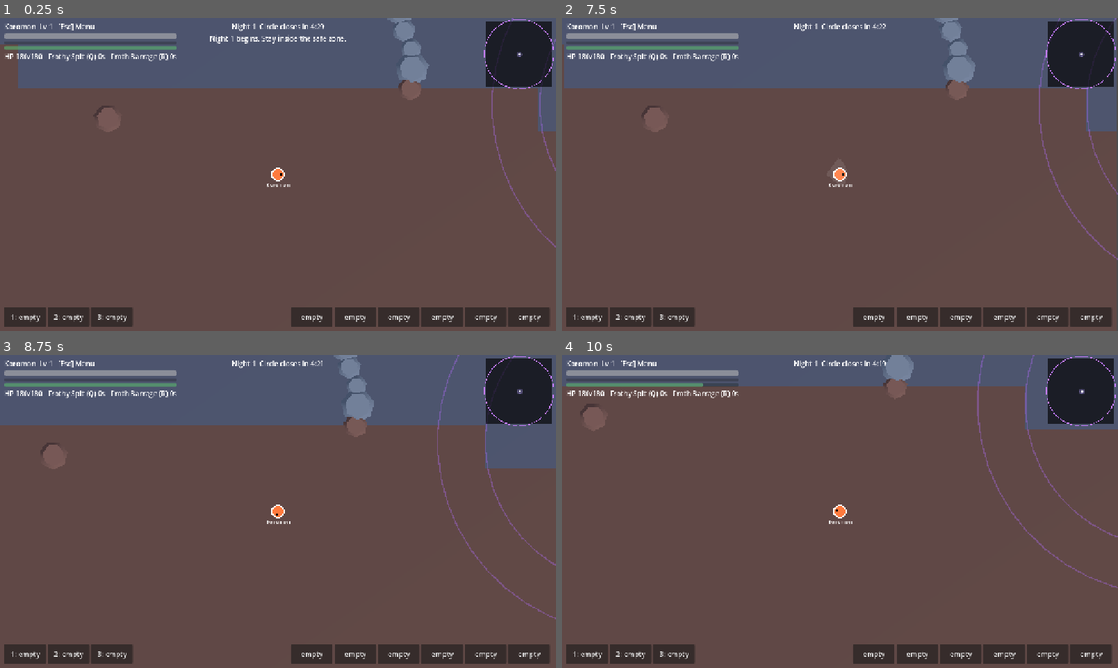
Above: before the commit, frames 1-4 (two rows, left to right).
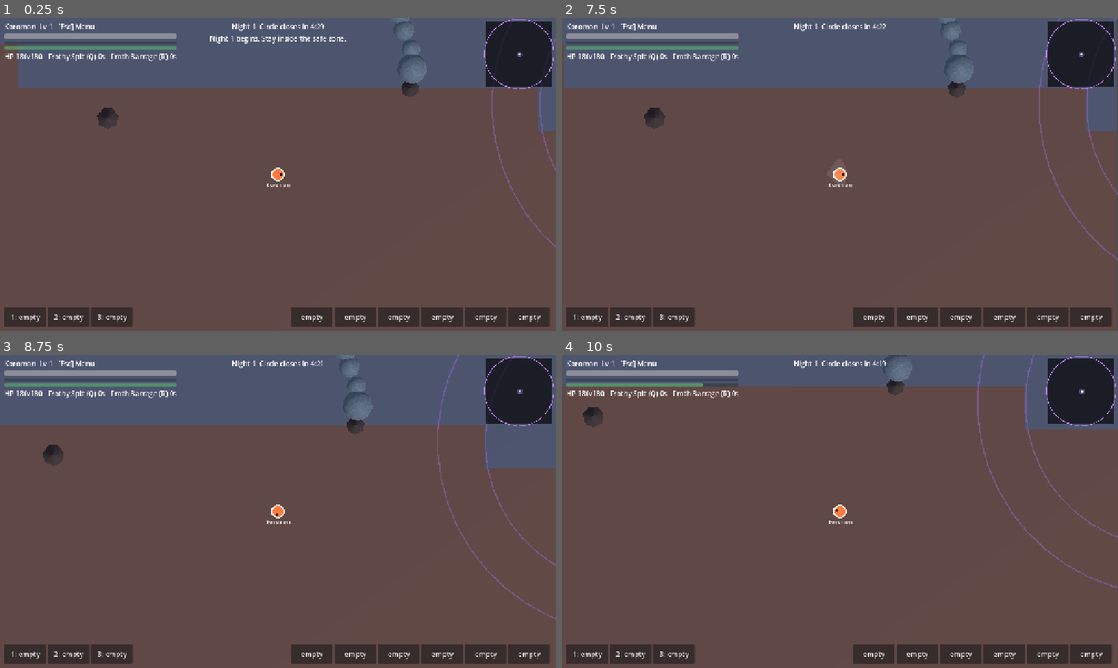
Above: after the commit, the same moments.

Repository: balaxguns/Digirogue-Coop
Game: Godot game, scene res://bugfixes-menu-down-update/scenes/run.tscn
Two runs of this game, one before a commit and one after it. Both use one fixed random seed, a clock stepped at 60 frames per second and the inputs below. This scene is started directly instead of the project's main scene.
Inputs (mouse positions are in pixels of both pictures, inside the frame that each line leads up to):
- Up to frame 1 (0.25 s): no input
- Up to frame 2 (7.5 s): click "1: empty" at 0.5 s; click "2: empty" at 1.25 s; click "3: empty" at 2 s; click "empty" at 2.75 s; click "empty" at 3.5 s; click "empty" at 4.25 s; click "empty" at 5 s; click "empty" at 5.75 s; click "empty" at 6.5 s; tap Enter at 7.25 s; move the mouse to (962, 158) at 7.27 s; press the mouse at (962, 158) at 7.28 s; hold D (move_right) from 7.28 s (still down)
- Up to frame 3 (8.75 s): release D (move_right) at 8 s; release the mouse at (400, 495) at 8 s; drag from (166, 527) to (250, 574) at 8.02 s
- Up to frame 4 (10 s): tap Space (dodge) at 8.75, 8.85 s; move the mouse to (895, 442) at 8.77 s; hold D (move_right) 8.78-9.5 s; drag from (812, 574) to (673, 464) at 9.52 s

The runs differ from the first frame. In frame 1, 0.9% of the frame differs, in the area x 16-78%, y 0-37%; in frame 2, 0.9%, in the area x 14-75%, y 0-37%; in frame 3, 0.9%; in frame 4, 0.6%.

Commit message:
Integrate textured biome props and dynamic data beacons without duplicating collidable rocks

Diff:
--- a/scripts/expedition_terrain.gd
+++ b/scripts/expedition_terrain.gd
@@ -7,10 +7,13 @@
 ]
 var camera: Camera3D
 var geometry: Node3D
+var digital_props: Node3D
 
 func _ready() -> void:
 	geometry = Node3D.new()
 	add_child(geometry)
+	digital_props = preload("res://scripts/digital_props.gd").new()
+	add_child(digital_props)
 	var environment := WorldEnvironment.new()
 	var env := Environment.new()
 	env.background_mode = Environment.BG_COLOR
@@ -67,19 +70,7 @@
 			tiles[b].append(Transform3D(Basis(), _position(Vector2(x * 100.0 + 50.0, y * 100.0 + 50.0), -1.0)))
 	for b in 6:
 		_batch(ground, COLORS[b], tiles[b])
-	var rocks: Array = [[], [], [], [], [], []]
-	var stone := CylinderMesh.new()
-	stone.top_radius = 0.75
-	stone.bottom_radius = 1.0
-	stone.height = 1.0
-	stone.radial_segments = 7
-	for obstacle in obstacles:
-		var radius: float = float(obstacle.r) * SCALE
-		var biome: int = int(obstacle.b)
-		rocks[biome].append(Transform3D(Basis().scaled(Vector3(radius, radius * 2.0, radius)), _position(obstacle.pos, radius)))
 	var rock_colors := [Color("#425846"), Color("#a3c5da"), Color("#9b7851"), Color("#667082"), Color("#4c7777"), Color("#6b4b45")]
-	for b in 6:
-		_batch(stone, rock_colors[b], rocks[b])
 	# Distinct biome landmarks: forest pillars, icy spires, sandstone ruins,
 	# industrial towers, marsh stones, and volcanic basalt columns.
 	var column := CylinderMesh.new()
@@ -128,6 +119,7 @@
 	for b in 6:
 		_batch(trunk_mesh, trunk_colors[b], trunks[b])
 		_batch(crown_mesh, crown_colors[b], crowns[b])
+	digital_props.call("populate", landmarks, obstacles)
 
 func follow(world_center: Vector2, viewport_height: float) -> void:
 	camera.position = _position(world_center, 550.0)
